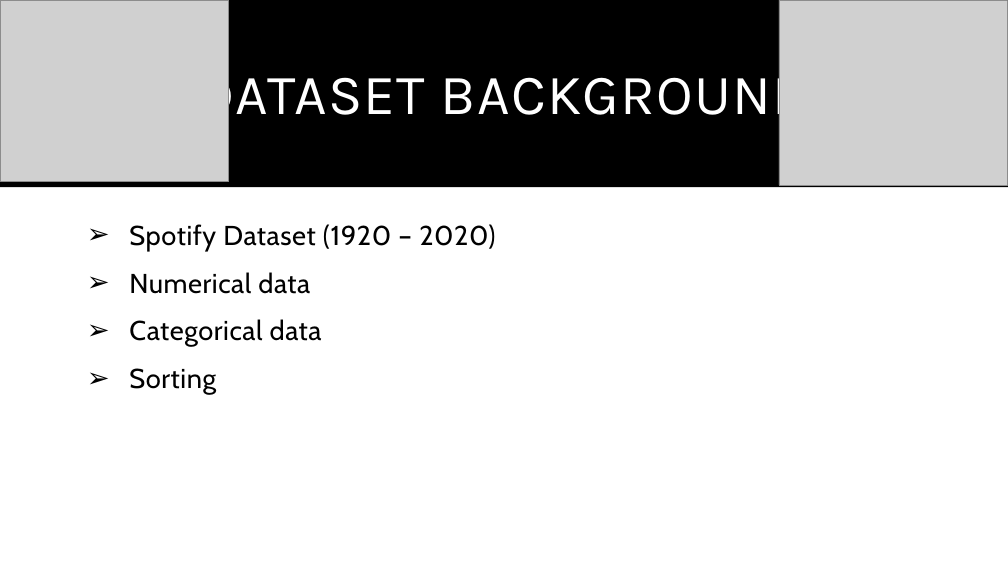
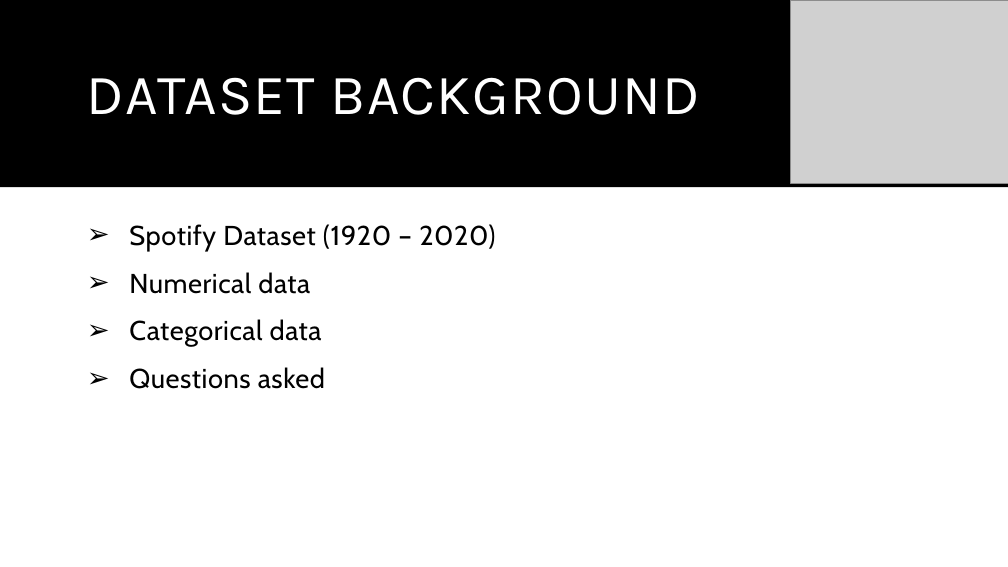
Before and after one commit to shchee5/TurnUptheData, a slide deck: slide 3 of Turn Up The Data.pptx (slide 2 before the commit). Drawn at 1008x567 pixels with LibreOffice and Linux fonts; fonts in the diff are those of the drawing; grey boxes stand for pictures. Boxes give left, top, right and bottom in pixels: in the first picture for what was removed or moved away, otherwise in the second. Text is boxed around its words. In the diff, an @@ line names an element or a change of style, - is before the commit and + after.

Commit message:
updated powerpoint file

```diff
--- a/Turn Up The Data.pptx
+++ b/Turn Up The Data.pptx
@@ picture removed at (1,0,229,181) @@
@@ title "DATASET BACKGROUND" at (87,77,700,115): alignment centre to left @@
@@ picture at (790,0,1008,183): rotation 180 to 0 degrees @@
@@ text at (129,367,325,389): text changed @@
-➢ Sorting
+➢ Questions asked
```
Also in this commit, not shown: 7 slides added, 2 slides removed.
